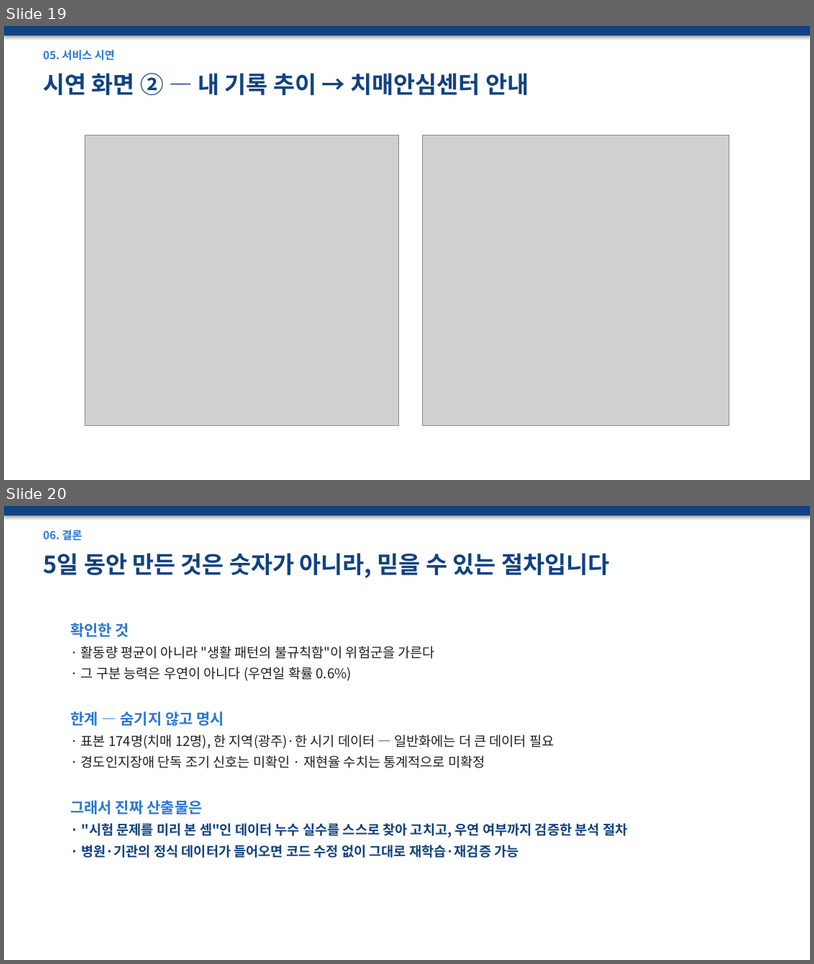
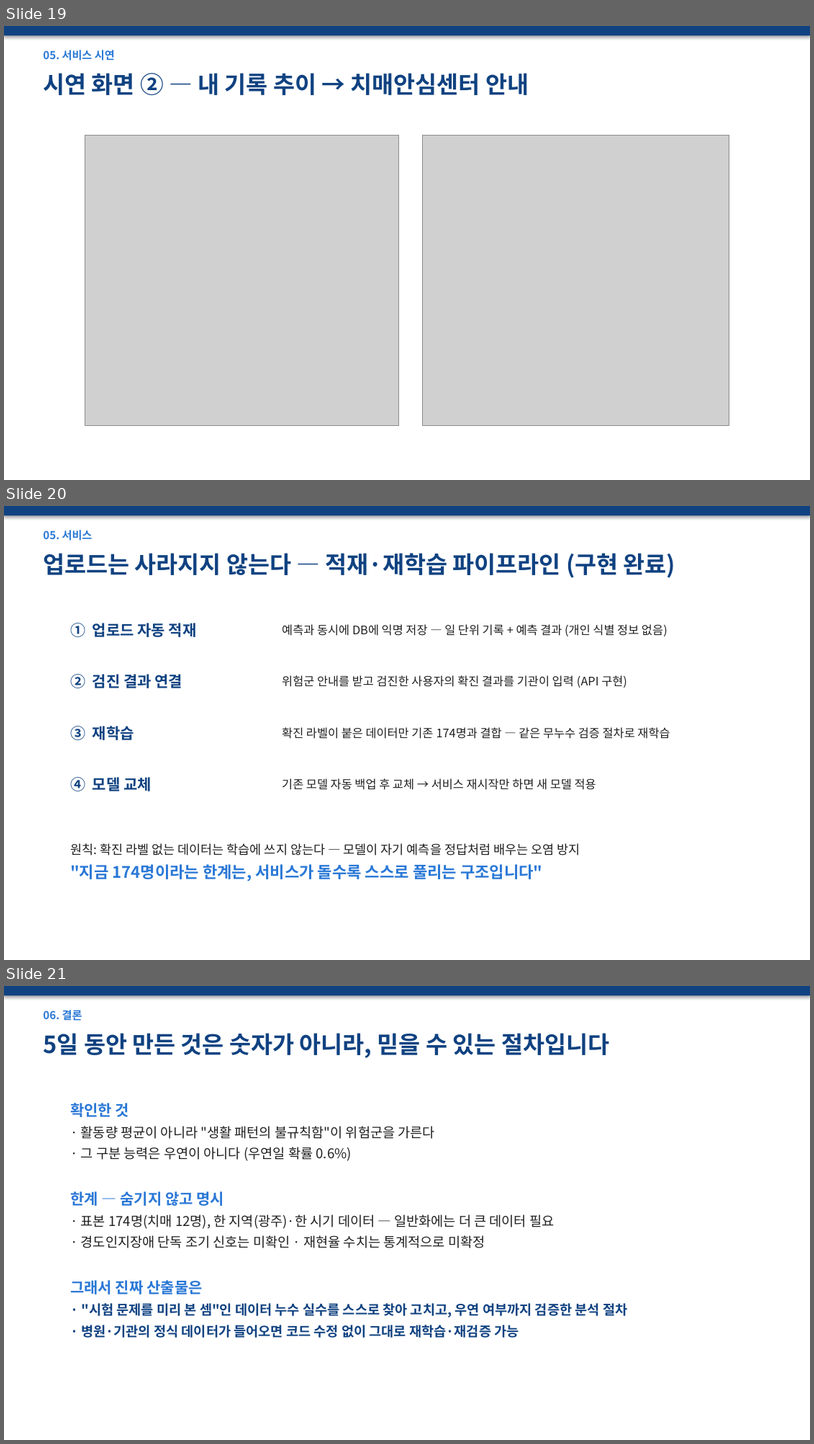
Before and after one commit to wpalswpa/dementia-screening, a slide deck: 발표자료_최종본.pptx. Shown one above the other, each under a label of ours: slides 19 and 20 before the commit, slides 19, 20 and 21 after it. The pictures are 814x964 and 814x1444 pixels, drawn with LibreOffice and Linux fonts; fonts in the diff are those of the drawing; grey boxes stand for pictures. Boxes give left, top, right and bottom in pixels: in the first picture for what was removed or moved away, otherwise in the second. Text is boxed around its words. In the diff, an @@ line names an element or a change of style, - is before the commit and + after.

Commit message:
발표자료 최종본에 적재 파이프라인 슬라이드 반영 (갱신본→원본 교체)

```diff
--- a/발표자료_최종본.pptx
+++ b/발표자료_최종본.pptx
@@ slide 20 added at box(4, 506, 810, 960), background #FFFFFF @@
@@ rectangle added at box(4, 506, 810, 515), fill #104281 @@
@@ text added at box(43, 530, 93, 541), 13 pt, text #2A78D6, bold @@
+05. 서비스
@@ text added at box(43, 553, 676, 578), 28 pt, text #104281, bold @@
+업로드는 사라지지 않는다 — 적재·재학습 파이프라인 (구현 완료)
@@ text added at box(70, 623, 197, 637), 18 pt, text #104281, bold @@
+① 업로드 자동 적재
@@ text added at box(282, 624, 668, 636), 14 pt, text #202020 @@
+예측과 동시에 DB에 익명 저장 — 일 단위 기록 + 예측 결과 (개인 식별 정보 없음)
@@ text added at box(70, 674, 183, 688), 18 pt, text #104281, bold @@
+② 검진 결과 연결
@@ text added at box(282, 675, 628, 687), 14 pt, text #202020 @@
+위험군 안내를 받고 검진한 사용자의 확진 결과를 기관이 입력 (API 구현)
@@ text added at box(70, 726, 134, 740), 18 pt, text #104281, bold @@
+③ 재학습
@@ text added at box(282, 727, 670, 739), 14 pt, text #202020 @@
+확진 라벨이 붙은 데이터만 기존 174명과 결합 — 같은 무누수 검증 절차로 재학습
@@ text added at box(70, 777, 152, 791), 18 pt, text #104281, bold @@
+④ 모델 교체
@@ text added at box(282, 778, 597, 790), 14 pt, text #202020 @@
+기존 모델 자동 백업 후 교체 → 서비스 재시작만 하면 새 모델 적용
@@ text added at box(70, 843, 581, 881), 15 pt, text #202020 @@
+원칙: 확진 라벨 없는 데이터는 학습에 쓰지 않는다 — 모델이 자기 예측을 정답처럼 배우는 오염 방지
+"지금 174명이라는 한계는, 서비스가 돌수록 스스로 풀리는 구조입니다"
@@ what was slide 20 is now slide 21 @@
```
Also in this commit, not shown: 1 slide changed, 1 other file.
